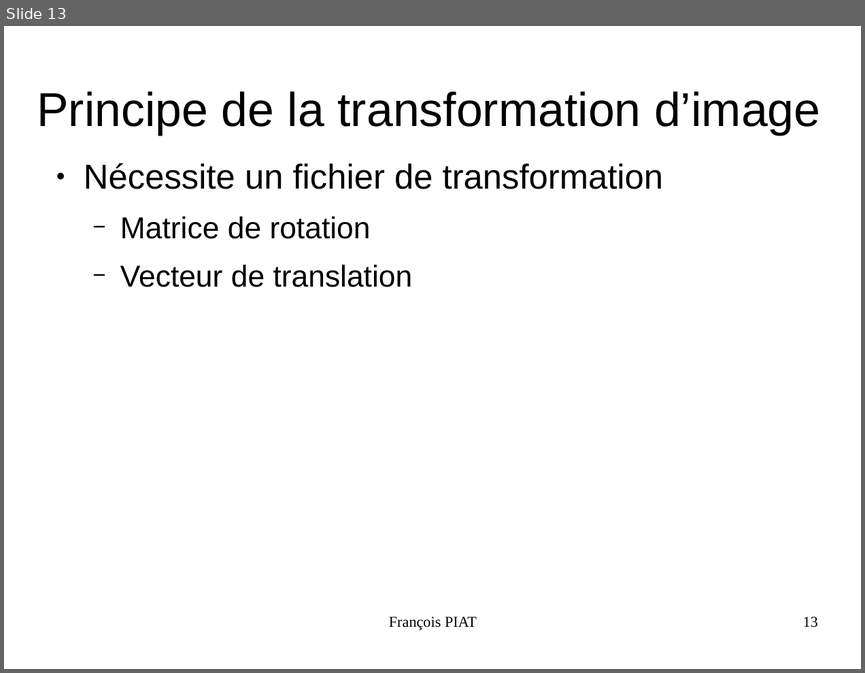
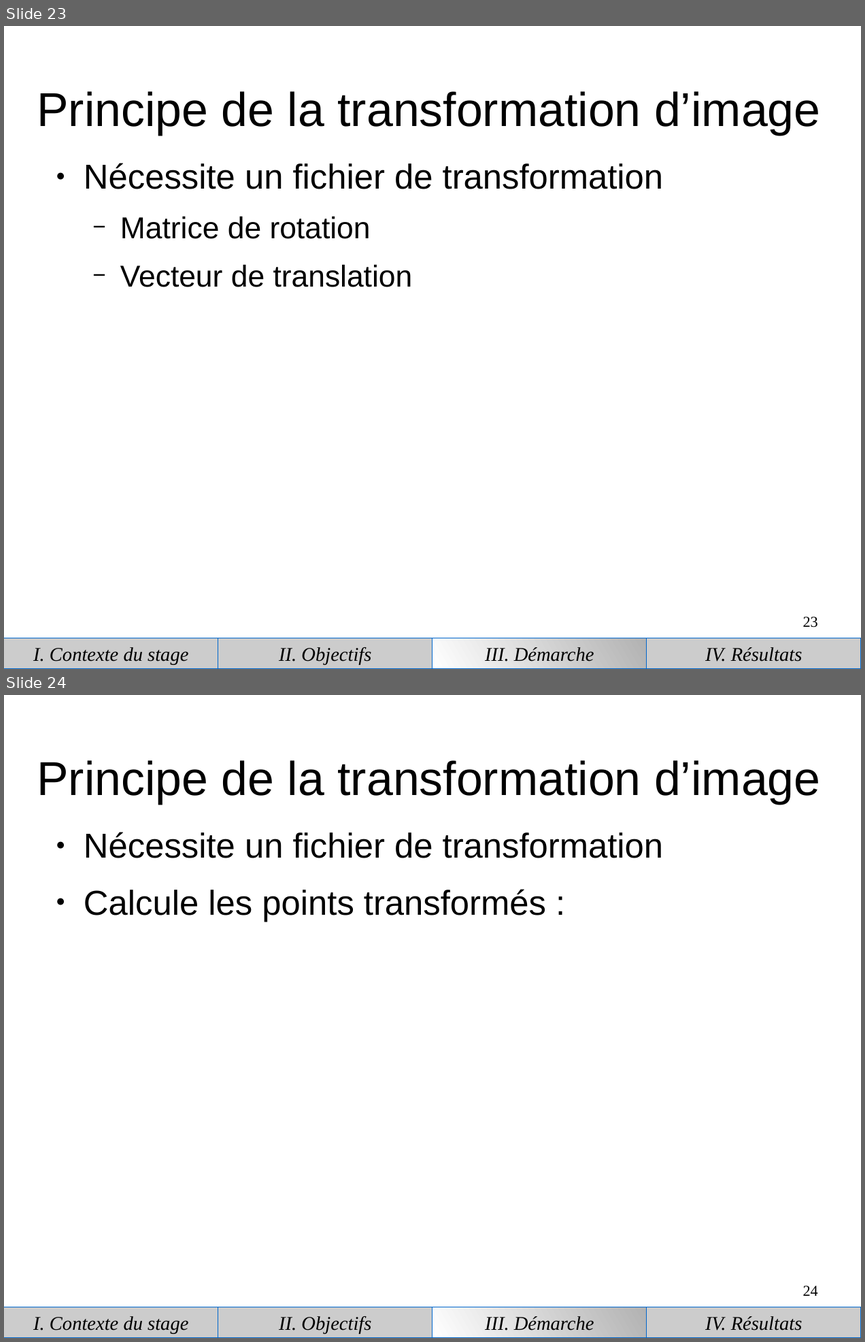
Before and after one commit to piatf/Report-2016-interniship-BioMedIA, a slide deck: presentation.odp. Shown one above the other, each under a label of ours: slide 13 before the commit, slides 23 and 24 after it. The pictures are 865x673 and 865x1342 pixels, drawn with LibreOffice and Linux fonts; fonts in the diff are those of the drawing. Boxes give left, top, right and bottom in pixels: in the first picture for what was removed or moved away, otherwise in the second. Text is boxed around its words. In the diff, an @@ line names an element or a change of style, - is before the commit and + after.

```diff
--- a/presentation.odp
+++ b/presentation.odp
@@ slide 24 added at [4, 695, 861, 1338], background #FFFFFF @@
@@ title added at [37, 760, 820, 804], 44 pt, text #000000 @@
+Principe de la transformation d’image
@@ text added at [84, 832, 664, 921], 32 pt, text #000000 @@
+● Nécessite un fichier de transformation
+● Calcule les points transformés :
@@ page number added at [803, 1285, 818, 1295], 14 pt, text #000000 @@
+24
@@ group added at [4, 1307, 861, 1337]: 4 rectangles @@
+I. Contexte du stage
+II. Objectifs
+III. Démarche
+IV. Résultats
@@ what was slide 13 is now slide 23 @@
@@ slide 23 changed as well @@
@@ text removed at [389, 616, 477, 630] @@
-François PIAT
@@ page number at [803, 616, 818, 627]: text changed @@
-13
+23
@@ group added at [4, 638, 861, 668]: 4 rectangles @@
+I. Contexte du stage
+II. Objectifs
+III. Démarche
+IV. Résultats
```
Also in this commit, not shown: 9 other slides changed, 20 other slides added, 8 slides removed.
